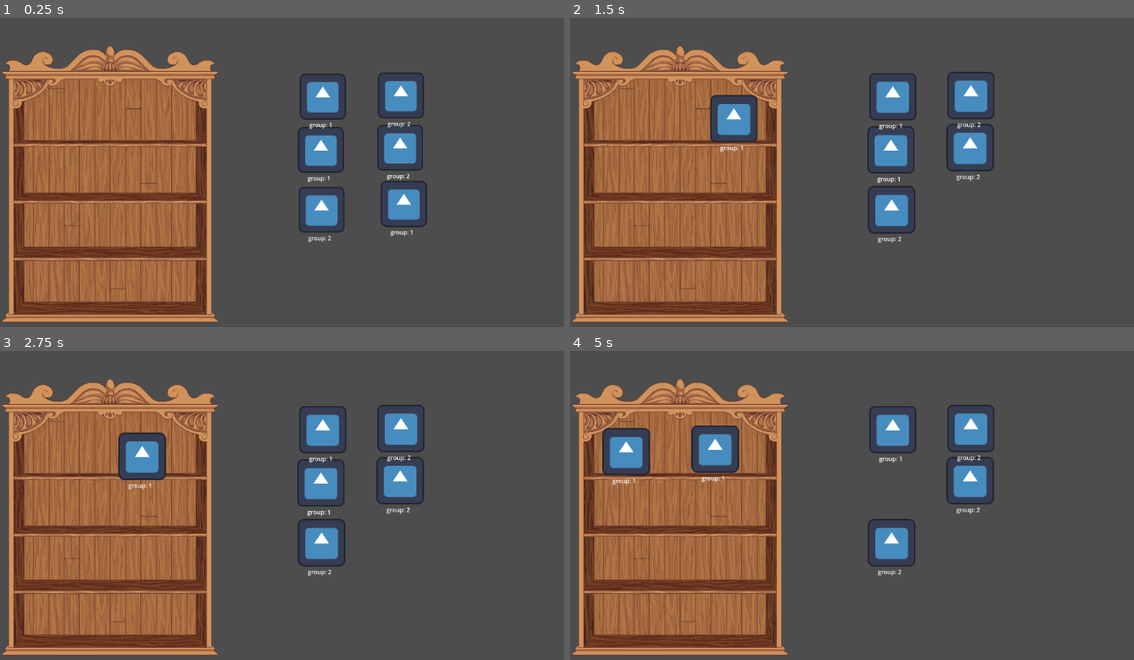
Above: before the commit, frames 1-4 (two rows, left to right).
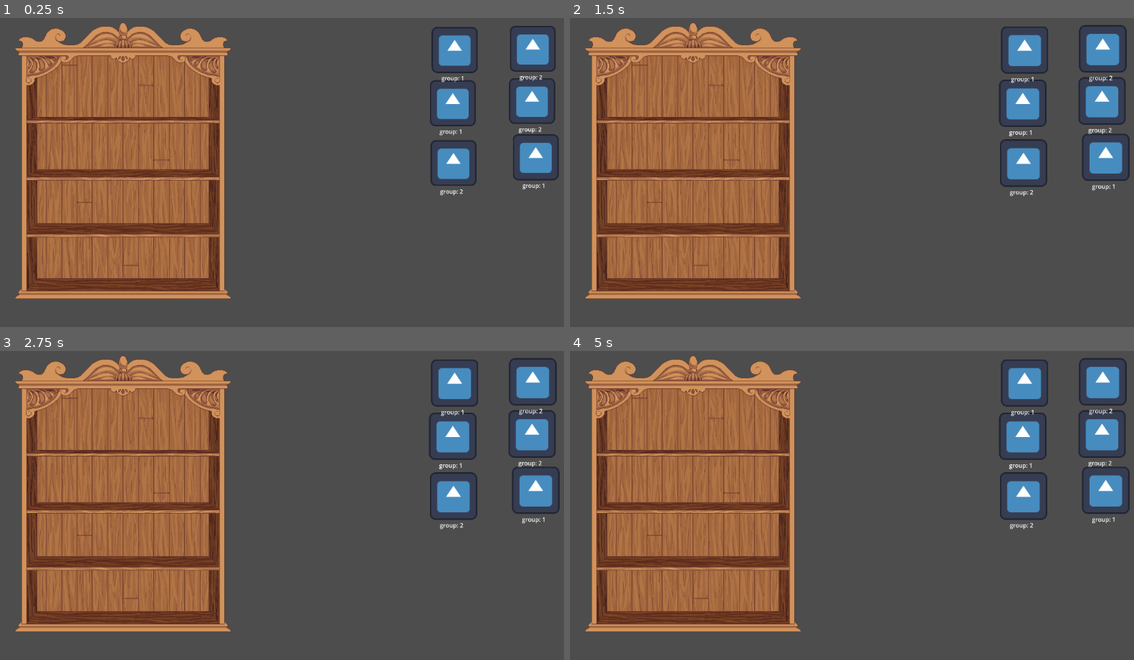
Above: after the commit, the same moments.

Repository: TAVI0/alignipottins
Game: Godot game, scene res://main.tscn
Same seed, same stepped clock (60 frames per second), same inputs: the game is played once before the commit and once after it. The engine's default icon, where the game draws it, is replaced by a stand-in: a white triangle on a blue panel in a dark square.
Inputs (mouse positions are in pixels of both pictures, inside the frame that each line leads up to):
- Up to frame 1 (0.25 s): no input
- Up to frame 2 (1.5 s): drag from (976, 203) to (677, 119) at 0.52 s; drag from (727, 119) to (891, 150) at 1.27 s
- Up to frame 3 (2.75 s): move the mouse to (141, 456) at 2.02 s; press the mouse at (141, 456) at 2.03 s
- Up to frame 4 (5 s): release the mouse at (711, 456) at 2.75 s; tap Enter at 2.75 s; drag from (891, 483) to (711, 456) at 2.77 s; drag from (727, 452) to (970, 428) at 3.52 s; drag from (677, 446) to (970, 428) at 4.27 s

The runs differ from the first frame. In frame 1, 31% of the frame differs, in the area x 0-100%, y 1-99%; in frame 2, 32%; in frame 3, 32%; in frame 4, 32%.

Commit message:
modif animacion

Diff:
--- a/main.tscn
+++ b/main.tscn
@@ -13,7 +13,7 @@
 script = ExtResource("1_2l7e7")
 
 [node name="shelf" type="Node2D" parent="."]
-position = Vector2(265, 30)
+position = Vector2(291, -17)
 scale = Vector2(2.43557, 2.17599)
 
 [node name="Shelf" type="Sprite2D" parent="shelf"]
@@ -22,16 +22,13 @@
 texture = ExtResource("1_aomma")
 
 [node name="Shelves" type="Area2D" parent="shelf"]
-position = Vector2(0.410579, 60.662)
+position = Vector2(0.821153, 60.662)
 scale = Vector2(0.910721, 0.968849)
 script = ExtResource("2_qku1a")
 
 [node name="CollisionShape2D" type="CollisionShape2D" parent="shelf/Shelves"]
 position = Vector2(-6.67572e-06, -4.76837e-06)
 shape = SubResource("RectangleShape2D_ve4tk")
-
-[node name="Content" type="Node2D" parent="shelf/Shelves"]
-position = Vector2(-2.14577e-06, 3.15905e-06)
 
 [node name="Markers" type="Node2D" parent="shelf/Shelves"]
 position = Vector2(4.76837e-07, 8.04663e-06)
@@ -55,29 +52,29 @@
 position = Vector2(48.461, 2.93217e-06)
 
 [node name="Potion" type="Node2D" parent="."]
-position = Vector2(850, 34)
+position = Vector2(718, 209)
 scale = Vector2(0.745008, 0.745008)
 
 [node name="Draggable" parent="Potion" instance=ExtResource("1_g2yej")]
-position = Vector2(10.1288, 401.67)
+position = Vector2(543.459, 40.6537)
 group = 1
 
 [node name="Draggable2" parent="Potion" instance=ExtResource("1_g2yej")]
-position = Vector2(-213.871, 255.67)
+position = Vector2(319.46, -105.346)
 group = 1
 
 [node name="Draggable3" parent="Potion" instance=ExtResource("1_g2yej")]
-position = Vector2(-208.871, 111.67)
+position = Vector2(324.46, -249.346)
 group = 1
 
 [node name="Draggable4" parent="Potion" instance=ExtResource("1_g2yej")]
-position = Vector2(0.128784, 249.67)
+position = Vector2(533.459, -111.346)
 group = 2
 
 [node name="Draggable5" parent="Potion" instance=ExtResource("1_g2yej")]
-position = Vector2(2.12878, 108.67)
+position = Vector2(535.459, -252.346)
 group = 2
 
 [node name="Draggable6" parent="Potion" instance=ExtResource("1_g2yej")]
-position = Vector2(-212.078, 417.445)
+position = Vector2(321.253, 56.4287)
 group = 2
--- a/scripts/shelves.gd
+++ b/scripts/shelves.gd
@@ -2,14 +2,10 @@
 
 var groupList = []
 var LONGSET = 3
-@onready var content = $Content
 @onready var markers = $Markers
-var marker_status: Dictionary = {}
 
 func _ready() -> void:
-	for marker in markers.get_children():
-		if marker is Marker2D:
-			marker_status[marker] = null
+	pass
 
 func addToGroupList(group):
 	groupList.append(group)
@@ -21,42 +17,33 @@
 		completeSet()
 
 func completeSet():
-	for pot in content.get_children():
-		pot.queue_free()
+	for marker in markers.get_children():
+		var contentMarker = marker.get_child(0)
+		if contentMarker.get_child(0)!=null:
+			contentMarker.get_child(0).queue_free()
 	groupList.clear()
 	print(groupList)
 
 func add_decoration(decoration: Draggable):
-	decoration.reparent(content)
-	decoration.connect("dropped",
-		func(_dragged, _overlapping_areas):
-			reset_marker_status(_dragged)
-			find_a_place(_dragged)
-	)
-	find_a_place(decoration)
+	await find_a_place(decoration)
 	addToGroupList(decoration.group)
 
 func find_a_place(decoration):
 	var empty_marker = get_empty_marker()
 	if empty_marker != null:
-		move_to_marker(decoration, empty_marker)
+		await move_to_marker(decoration, empty_marker)
 		var content_marker=empty_marker.get_child(0)
 		decoration.reparent(content_marker)
 
 func move_to_marker(node: Node2D, marker: Marker2D):
-	get_tree().create_tween().tween_property(
+	var tween = get_tree().create_tween().tween_property(
 		node,
-		"position",
-		marker.position,
+		"global_position",
+		marker.global_position,
 		0.5
 	).set_ease(Tween.EASE_OUT).set_trans(Tween.TRANS_CIRC)
-	marker_status[marker] = node
+	await tween.finished
 
-func reset_marker_status(decoration: Draggable):
-	for marker in marker_status.keys():
-		if marker_status[marker] == decoration:
-			marker_status[marker] = null
-			break
 
 func get_empty_marker():
 	for marker in markers.get_children():
